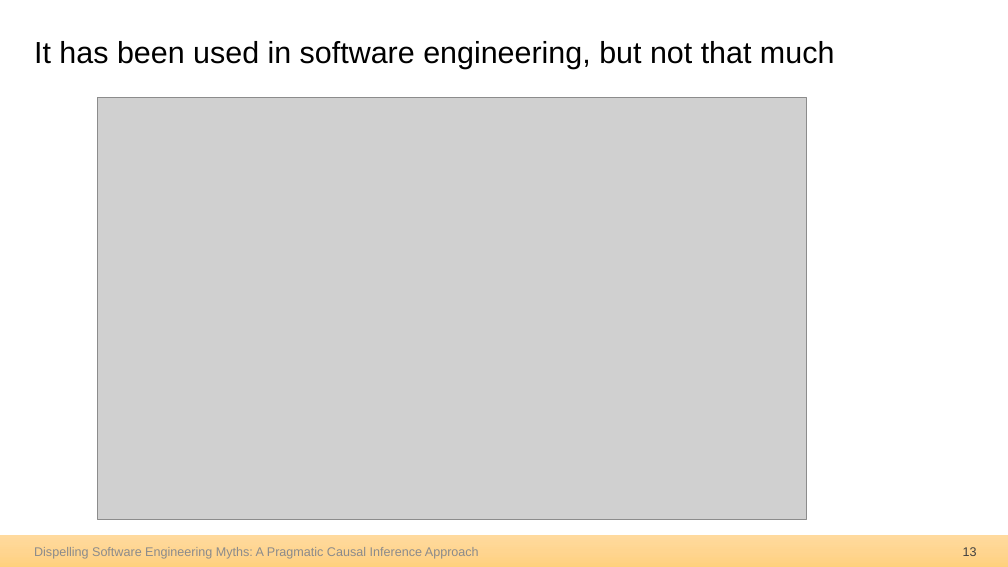
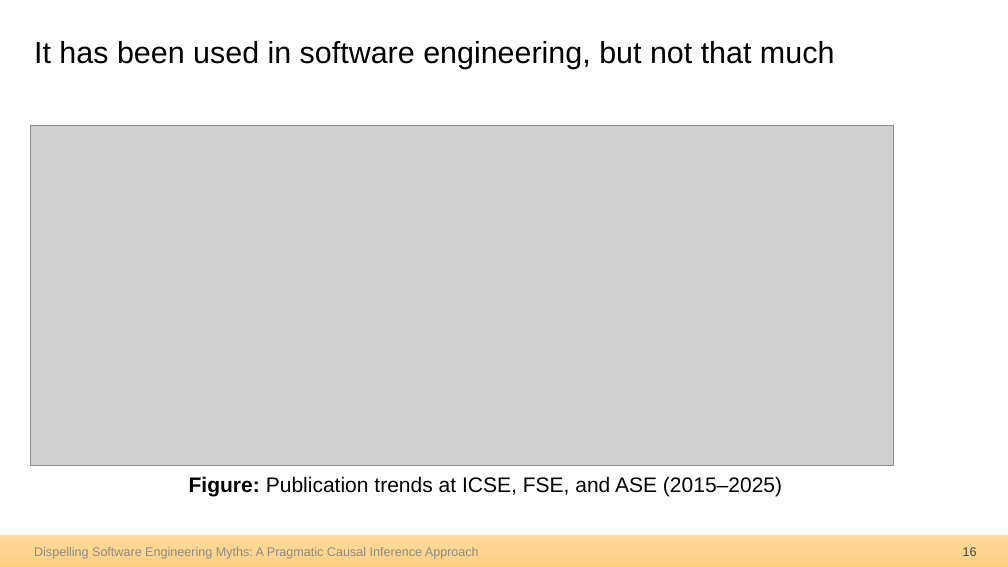
Before and after one commit to hehao98/Thesis, a slide deck: slide 16 of 2026.09.21-Thesis Defense.pptx (slide 13 before the commit). Drawn at 1008x567 pixels with LibreOffice and Linux fonts; fonts in the diff are those of the drawing; grey boxes stand for pictures. Boxes give left, top, right and bottom in pixels: in the first picture for what was removed or moved away, otherwise in the second. Text is boxed around its words. In the diff, an @@ line names an element or a change of style, - is before the commit and + after.

```diff
--- a/2026.09.21-Thesis Defense.pptx
+++ b/2026.09.21-Thesis Defense.pptx
@@ picture: place and size @@
-picture at [98, 98, 806, 520]
+picture at [30, 126, 894, 466]
@@ text added at [189, 476, 782, 497], 20 pt, text #000000 @@
+Figure: Publication trends at ICSE, FSE, and ASE (2015–2025)
@@ page number at [963, 547, 977, 556]: text changed @@
-13
+16
```
Also in this commit, not shown: 9 other slides changed, 4 slides added, 18 slides removed.
